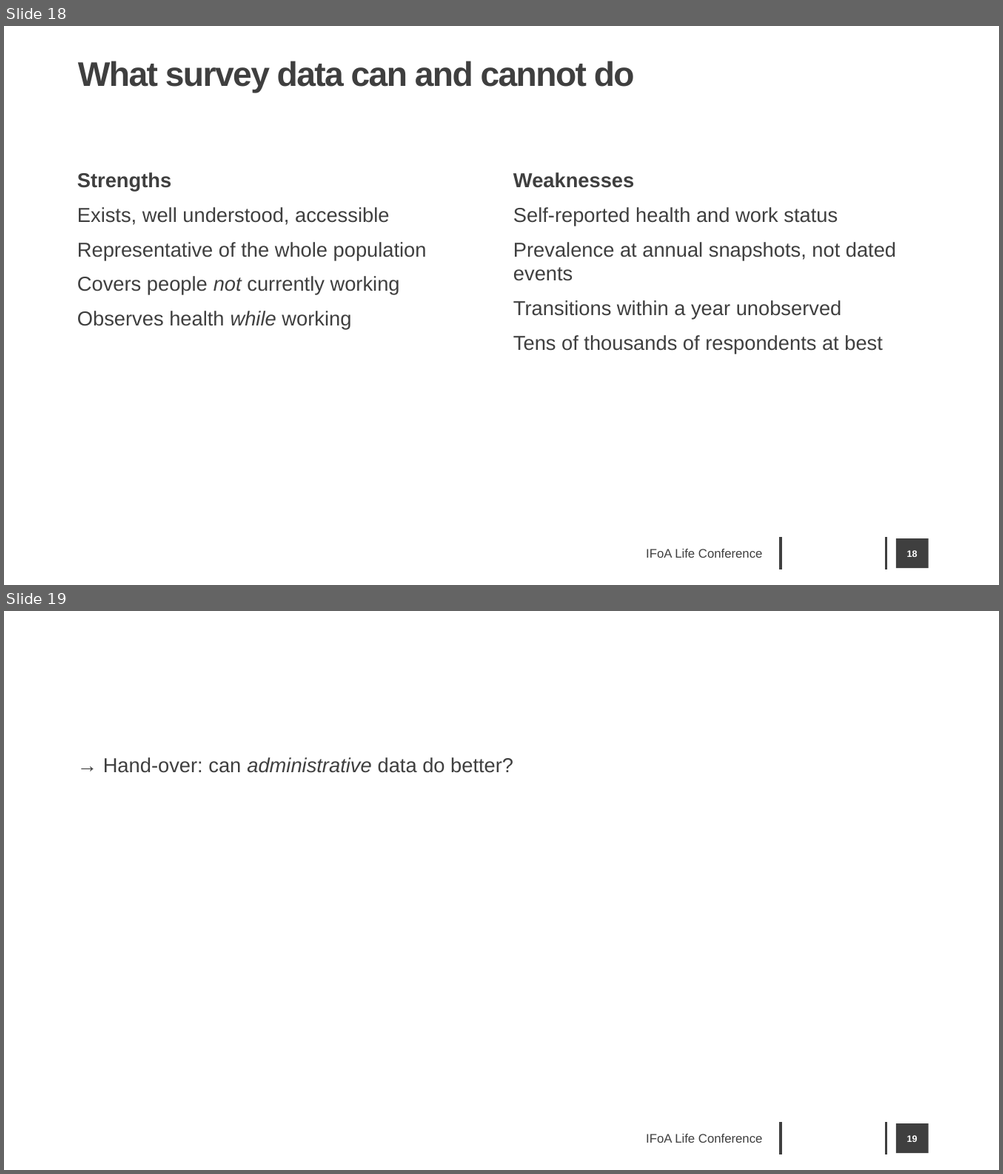
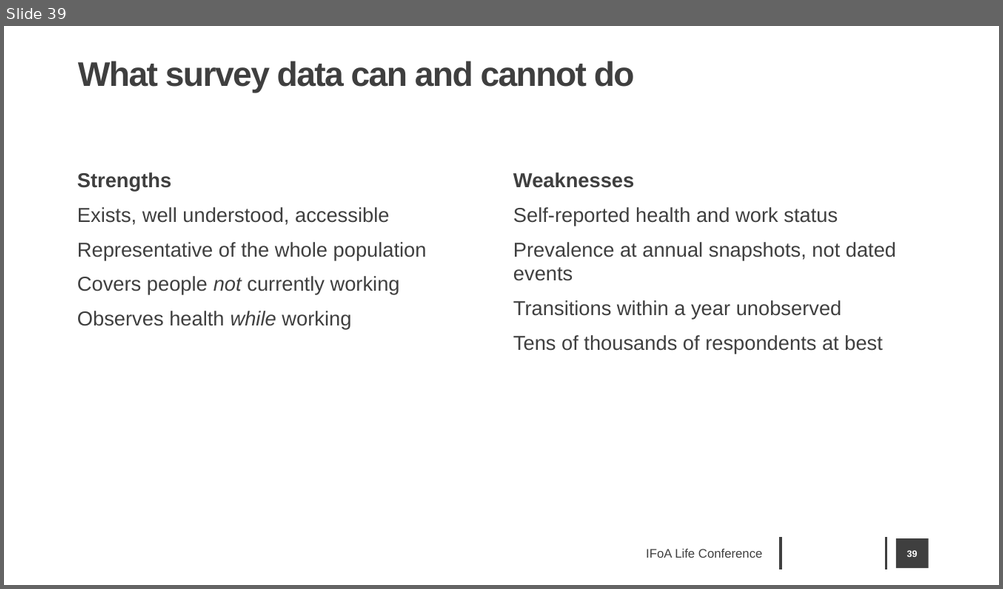
Before and after one commit to JonMinton/economic_inactivity, a slide deck: presentations/ifoa/hwle_ifoa_life_2026.pptx. Shown one above the other, each under a label of ours: slides 18 and 19 before the commit, slide 39 after it. The pictures are 1003x1174 and 1003x589 pixels, drawn with LibreOffice and Linux fonts; fonts in the diff are those of the drawing; background and template pictures are left out. Boxes give left, top, right and bottom in pixels: in the first picture for what was removed or moved away, otherwise in the second. Text is boxed around its words. In the diff, an @@ line names an element or a change of style, - is before the commit and + after.

```diff
--- a/presentations/ifoa/hwle_ifoa_life_2026.pptx
+++ b/presentations/ifoa/hwle_ifoa_life_2026.pptx
@@ slide 19 removed at <box>4,611,999,1170</box>, background #FFFFFF; not listed: 2 template elements that a slide beside it also shows @@
@@ text removed at <box>103,758,513,773</box> @@
-→ Hand-over: can administrative data do better?
@@ text removed at <box>646,1134,762,1143</box> @@
-IFoA Life Conference
@@ page number removed at <box>896,1124,928,1153</box> @@
-19
@@ what was slide 18 is now slide 39 @@
@@ page number at <box>907,551,917,557</box>: text changed @@
-18
+39
```
Also in this commit, not shown: 4 slides changed, 3 slides added, 2 other files.
